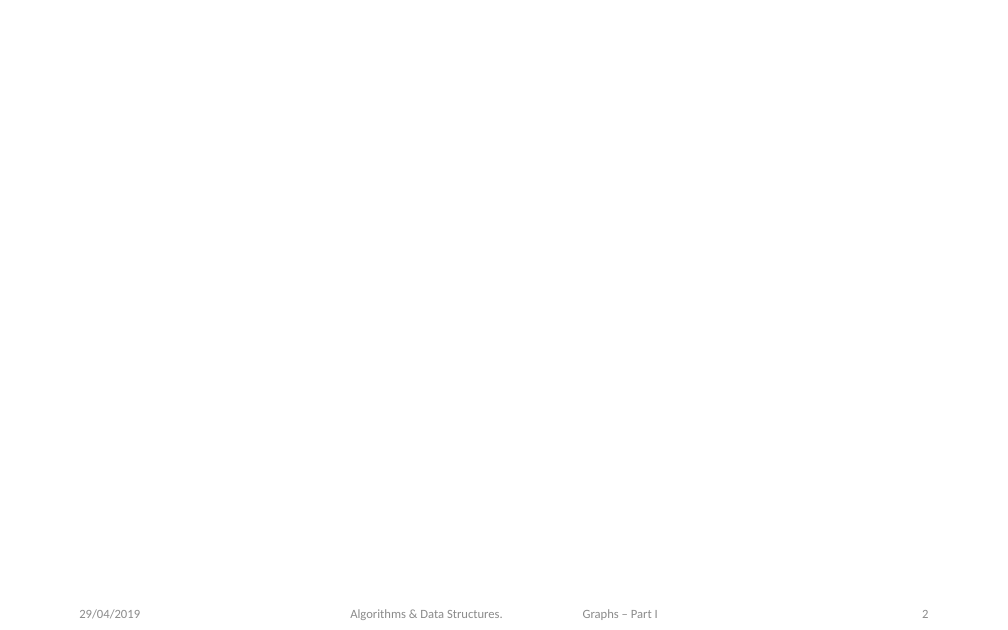
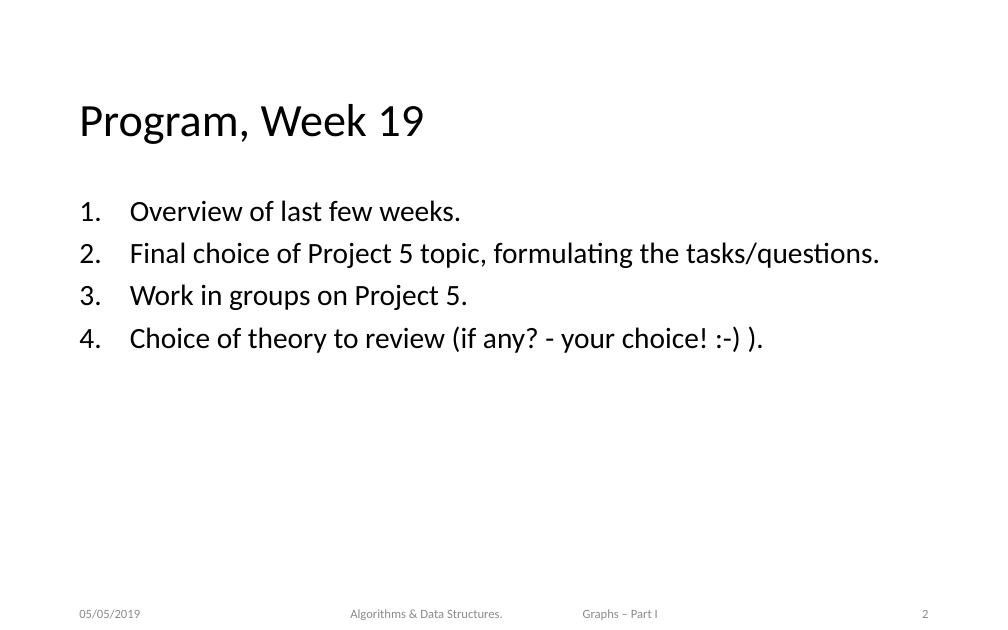
Before and after one commit to datsoftlyngby/soft2019spring-algorithms, a slide deck: slide 2 of Weeklies/Week_19/slides/Workshop2.pptx. Drawn at 1008x630 pixels with LibreOffice and Linux fonts; fonts in the diff are those of the drawing; background and template pictures are left out. Boxes give left, top, right and bottom in pixels: in the first picture for what was removed or moved away, otherwise in the second. Text is boxed around its words. In the diff, an @@ line names an element or a change of style, - is before the commit and + after.

Commit message:
Major update of weeks remaining.

```diff
--- a/Weeklies/Week_19/slides/Workshop2.pptx
+++ b/Weeklies/Week_19/slides/Workshop2.pptx
@@ title added at (79,104,424,144), 33 pt, text #000000 @@
+Program, Week 19
@@ text added at (130,200,880,353), 21 pt, text #000000 @@
+1. Overview of last few weeks.
+2. Final choice of Project 5 topic, formulating the tasks/questions.
+3. Work in groups on Project 5.
+4. Choice of theory to review (if any? - your choice! :-) ).
@@ text at (79,609,140,619): text changed @@
-29/04/2019
+05/05/2019
```
Also in this commit, not shown: 2 other slides changed, 1 slide added, 8 other files.
